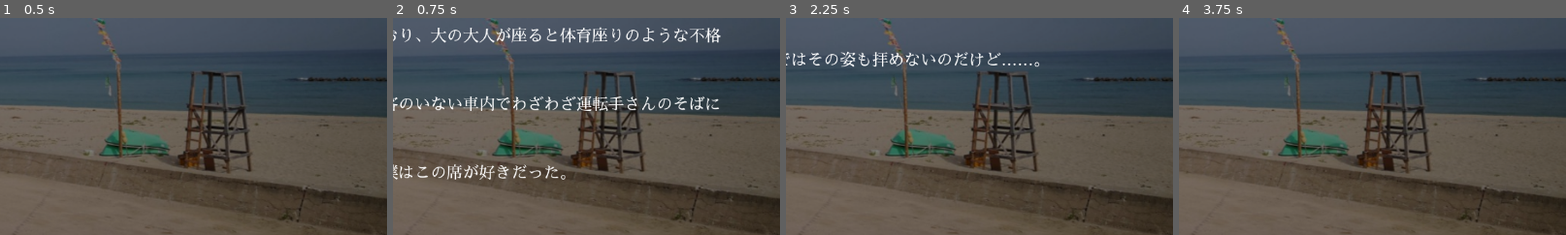
Above: before the commit, frames 1-4 (left to right).
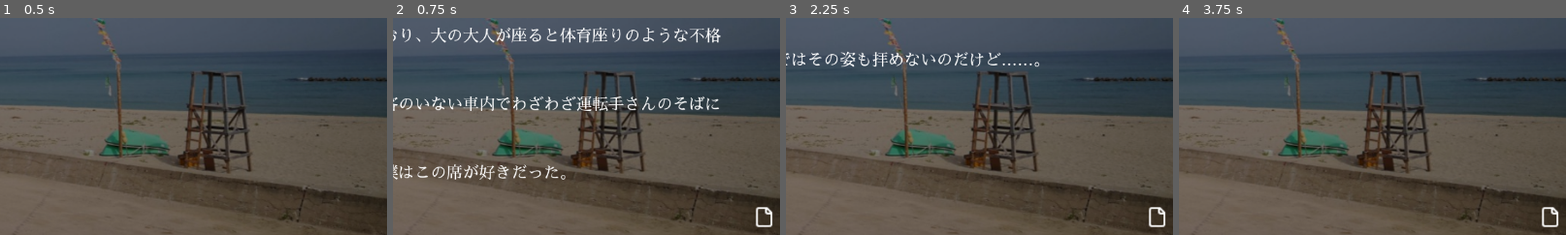
Above: after the commit, the same moments.

Repository: azukigame-s/kiminokoe
Game: Godot game, scene res://scenes/novel_system.tscn
Two runs of this game, one before a commit and one after it. Both use one fixed random seed, a clock stepped at 60 frames per second and the inputs below.
Inputs (mouse positions are % of the whole screen's width and height, from its top left):
- Up to frame 1 (0.5 s): no input
- Up to frame 2 (0.75 s): move the mouse to (72, 45) at 0.52 s; click (72, 45) at 0.67 s
- Up to frame 3 (2.25 s): tap Enter at 1.25 s; move the mouse to (30, 55) at 1.27 s; click (30, 55) at 1.42 s; move the mouse to (60, 28) at 2.02 s; click (60, 28) at 2.17 s
- Up to frame 4 (3.75 s): tap Space at 2.75 s; move the mouse to (45, 70) at 2.77 s; click (45, 70) at 2.92 s; move the mouse to (80, 65) at 3.52 s; click (80, 65) at 3.67 s
The pictures show only the part of the screen within x 47-97%, y 45-95%; the shares and areas given below are measured in that part.

Frame 1 is identical in both runs. In frame 2, 0.2% of the frame differs, in the area x 93-98%, y 87-97%; in frame 3, 0.2%; in frame 4, 0.2%.

Commit message:
🚸 ページ送りのアイコンを追加

Diff:
--- a/scripts/novel_system.gd
+++ b/scripts/novel_system.gd
@@ -8,6 +8,11 @@
 var text_speed = 0.05  # 文字表示速度（秒）
 var is_text_completed = true
 var text_timer = 0.0
+var page_text_buffer = []  # 現在のページに表示するテキストのバッファ
+var current_page_index = 0  # ページ内の現在位置
+
+# 新しい変数 - 「続きあり」インジケータ用
+var more_indicator = null
 
 # 背景関連
 var current_background = ""
@@ -97,8 +102,68 @@
 		_setup_fullscreen_element(characters_container)
 		print("Characters container setup complete.")
 
+	# 「続きあり」インジケータを作成
+	create_more_indicator()
+
 	# 初期化完了のシグナルを発行
 	initialized.emit()
+
+# 「続きあり」インジケータを作成する関数
+func create_more_indicator():
+	if text_panel and not more_indicator:
+		more_indicator = TextureRect.new()
+		more_indicator.name = "more_indicator"
+
+		# テクスチャの読み込み試行
+		var indicator_texture = null
+		var possible_paths = [
+			"res://assets/icons/file.png",
+			"res://assets/icons/pencil.png",
+			"res://assets/images/more_indicator.png"
+		]
+
+		for path in possible_paths:
+			indicator_texture = load(path)
+			if indicator_texture:
+				print("Found indicator texture at: ", path)
+				break
+
+		if indicator_texture:
+			more_indicator.texture = indicator_texture
+		else:
+			# テクスチャが見つからない場合はプレースホルダーを作成
+			print("No indicator texture found. Creating placeholder...")
+			more_indicator = create_placeholder_indicator()
+
+		# サイズと位置を設定
+		more_indicator.custom_minimum_size = Vector2(32, 32)
+		more_indicator.position = Vector2(1075, 575)  # 画面の右下あたり、適宜調整してください
+		more_indicator.visible = false  # 最初は非表示
+
+		text_panel.add_child(more_indicator)
+		print("More indicator added to text panel")
+
+# プレースホルダーインジケータを作成する関数
+func create_placeholder_indicator():
+	var indicator = ColorRect.new()
+	indicator.name = "placeholder_indicator"
+	indicator.size = Vector2(20, 20)
+	indicator.color = Color(1, 1, 0, 0.8)  # 黄色の四角形
+
+	# 点滅アニメーション用のタイマー
+	var timer = Timer.new()
+	timer.name = "blink_timer"
+	timer.wait_time = 0.5
+	timer.autostart = true
+	timer.timeout.connect(_on_indicator_blink)
+	indicator.add_child(timer)
+
+	return indicator
+
+# インジケータの点滅処理
+func _on_indicator_blink():
+	if more_indicator and more_indicator is ColorRect:
+		more_indicator.modulate.a = 1.0 if more_indicator.modulate.a < 0.5 else 0.3
 
 # ノード参照を確認するヘルパー関数
 func _check_nodes():
@@ -159,6 +224,9 @@
 				#     play_sfx("text_sound.wav")
 			else:
 				is_text_completed = true
+				# テキスト表示が完了したら、「続きあり」インジケータを表示
+				if more_indicator:
+					more_indicator.visible = true
 
 # 現在表示すべきテキストを更新する関数
 func _update_displayed_text():
@@ -166,17 +234,26 @@
 		var current_display = dialogue_text.text
 		var speaker_part = ""
 
-		# 話者名がある場合は保持（かまいたちの夜スタイル）
-		if current_display.begins_with("[color=#FFDD00][b]"):
-			var name_end = current_display.find("[/b][/color]\n\n")
-			if name_end != -1:
-				speaker_part = current_display.substr(0, name_end + 14)  # [color=#FFDD00][b]名前[/b][/color]\n\n の部分
+		# 現在のテキストから話者名部分を抽出
+		var text_parts = current_display.split("\n\n", false, 1)  # 最初の改行で分割
+
+		if text_parts.size() > 0 and text_parts[0].begins_with("[color=#FFDD00][b]"):
+			speaker_part = text_parts[0] + "\n\n"
+
+			# 現在のページのテキストをすべて取得（話者名以外）
+			var content_start = current_display.find("\n\n", 0) + 2
+			if content_start < current_display.length():
+				var content_end = current_display.rfind("\n\n")
+				if content_end > content_start:
+					speaker_part = current_display.substr(0, content_end + 2)
+				else:
+					speaker_part = current_display.substr(0, content_start)
 
 		dialogue_text.text = speaker_part + displayed_text
 	else:
 		print("Error: dialogue_text is null in _update_displayed_text()")
 
-# テキストを表示する関数
+# テキストを表示する関数（新しいページの開始）
 func show_text(text, speaker_name = ""):
 	print("Showing text: ", text)
 	current_text = text
@@ -184,6 +261,20 @@
 	is_text_completed = false
 	text_timer = 0
 
+	# ページバッファをリセット
+	page_text_buffer = []
+	current_page_index = 0
+
+	# 現在のテキストをバッファに追加
+	page_text_buffer.append({
+		"text": text,
+		"speaker": speaker_name
+	})
+
+	# 「続きあり」インジケータを非表示にする
+	if more_indicator:
+		more_indicator.visible = false
+
 	if dialogue_text:
 		dialogue_text.visible = true
 
@@ -199,18 +290,63 @@
 	else:
 		print("Error: dialogue_text is null in show_text()")
 
+# 同じページに文を追加表示する関数
+func show_text_same_page(text, speaker_name = ""):
+	print("Showing additional text in the same page: ", text)
+	current_text = text
+	displayed_text = ""
+	is_text_completed = false
+	text_timer = 0
+
+	# 「続きあり」インジケータを非表示にする
+	if more_indicator:
+		more_indicator.visible = false
+
+	if dialogue_text:
+		# 現在のテキストを保持
+		var current_content = dialogue_text.text
+
+		# 話者名があれば追加（先頭に表示）
+		if speaker_name != "":
+			dialogue_text.text = current_content + "\n\n[color=#FFDD00][b]" + speaker_name + "[/b][/color]\n\n"
+		else:
+			dialogue_text.text = current_content + "\n\n"
+	else:
+		print("Error: dialogue_text is null in show_text_same_page()")
+
 # テキストを一気に表示する関数（クリック時など）
 func complete_text():
 	if not is_text_completed:
+		# まだテキストが表示中なら、一気に表示
 		displayed_text = current_text
 		_update_displayed_text()
 		is_text_completed = true
+
+		# テキスト表示完了後に「続きあり」インジケータを表示
+		if more_indicator:
+			more_indicator.visible = true
+
 		print("Text display completed.")
 	else:
-		# テキストが表示済みなら次のシナリオに進む
+		# テキストが表示済みなら次の文を表示または次のシナリオへ
 		if has_node("test_scenario"):
-			print("Advancing to next scenario.")
-			$test_scenario.on_text_completed()
+			if current_page_index < page_text_buffer.size() - 1:
+				# まだページ内に表示する文がある場合
+				current_page_index += 1
+				# 次の文を取得して表示
+				var next_text = page_text_buffer[current_page_index]
+				show_text_same_page(next_text["text"], next_text["speaker"])
+				print("Showing next text in the same page.")
+			else:
+				# ページ内のテキストをすべて表示したので次のシナリオへ
+				print("Advancing to next scenario.")
+				# 「続きあり」インジケータを非表示
+				if more_indicator:
+					more_indicator.visible = false
+				# バッファをリセット
+				page_text_buffer = []
+				current_page_index = 0
+				$test_scenario.on_text_completed()
 
 # 背景を変更する関数
 func change_background(background_path):
@@ -351,6 +487,13 @@
 	else:
 		print("ERROR: Failed to load audio: ", sfx_path)
 
+# ページバッファにテキストを追加する関数
+func add_to_page_buffer(text, speaker_name = ""):
+	page_text_buffer.append({
+		"text": text,
+		"speaker": speaker_name
+	})
+
 # 入力処理
 func _input(event):
 	if event is InputEventMouseButton:
Binary file added: assets/icons/file.png
Not shown, added: assets/icons/file.png.import
Binary file added: assets/icons/pencil.png
Not shown, added: assets/icons/pencil.png.import
Not shown, added: scenes/novel_system.tscn628777788.tmp
